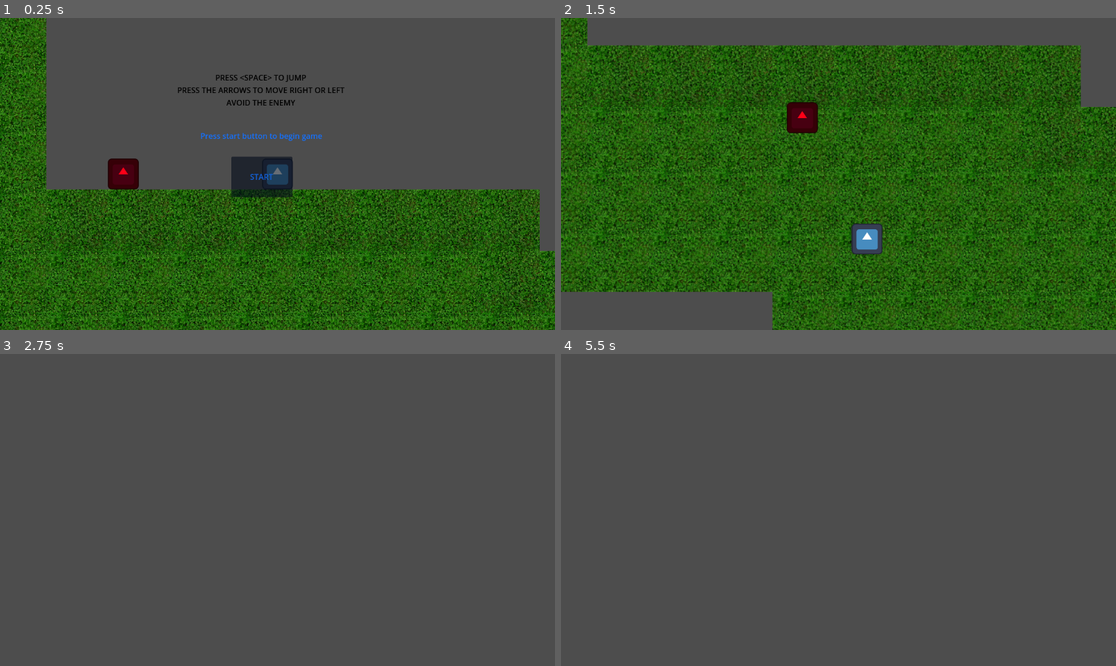
Above: before the commit, frames 1-4 (two rows, left to right).
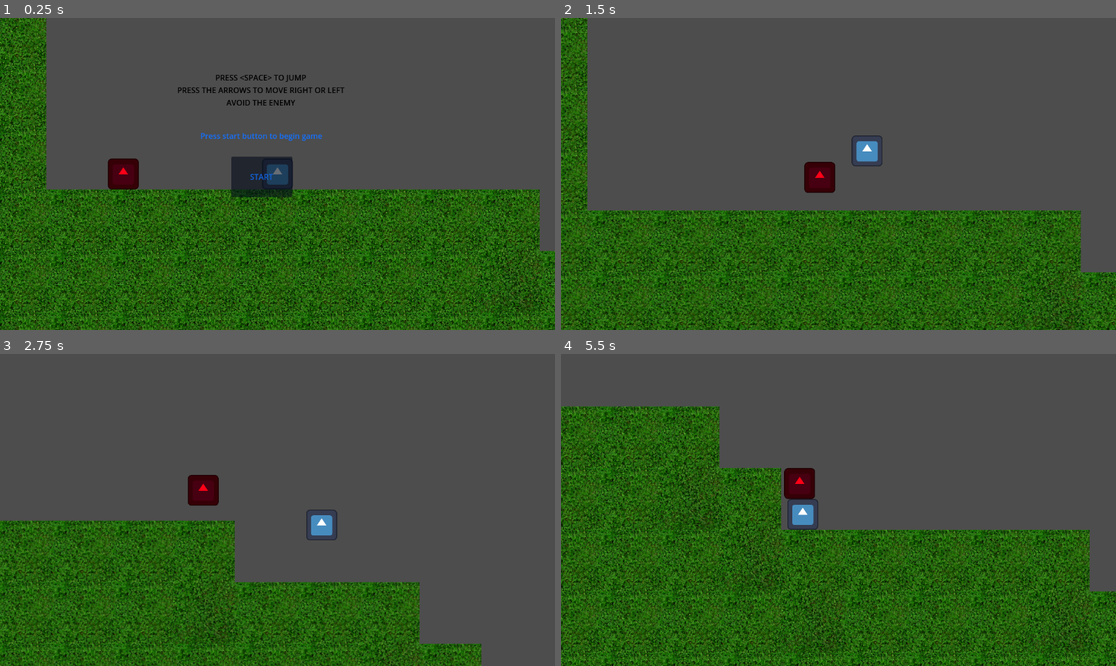
Above: after the commit, the same moments.

Repository: drew-kinsey-09/The_Chase
Game: Godot game, scene res://levels/level_2.tscn
The game is run twice, just before and just after one commit, with the same random seed, the same clock (stepped at 60 frames per second) and the same inputs. This scene is started directly instead of the project's main scene. The engine's default icon, where the game draws it, is replaced by a stand-in: a white triangle on a blue panel in a dark square.
Inputs:
- Up to frame 1 (0.25 s): no input
- Up to frame 2 (1.5 s): click "START" at 0.5 s; tap Enter (ui_accept) at 1.25 s; hold Right (ui_right) from 1.28 s (still down)
- Up to frame 3 (2.75 s): keep holding Right (ui_right); tap Enter (ui_accept) at 1.52, 2.27 s
- Up to frame 4 (5.5 s): release Right (ui_right) at 2.78 s; hold Left (ui_left) 2.78-3.53 s; hold Right (ui_right) 3.53-5.03 s; tap Enter (ui_accept) at 3.77, 4.52, 5.27 s; hold Left (ui_left) from 5.03 s (still down)

The runs differ from the first frame. In frame 1, 9.5% of the frame differs, in the area x 8-100%, y 54-95%; in frame 2, 71%, in the area x 0-100%, y 0-100%; in frame 3, 30%; in frame 4, 57%.

Commit message:
damn tile map finally works

Diff:
--- a/the-chase/levels/level_2.tscn
+++ b/the-chase/levels/level_2.tscn
@@ -13,6 +13,7 @@
 texture = ExtResource("1_mi4ay")
 texture_region_size = Vector2i(128, 128)
 0:0/0 = 0
+0:0/0/physics_layer_0/polygon_0/points = PackedVector2Array(-64, -64, 64, -64, 64, 64, -64, 64)
 1:0/0 = 0
 0:1/0 = 0
 1:1/0 = 0
@@ -28,7 +29,7 @@
 [node name="TileMap" type="TileMap" parent="."]
 tile_set = SubResource("TileSet_0srwa")
 format = 2
-layer_0/tile_data = PackedInt32Array(196606, 0, 0, 196607, 0, 1, 131072, 0, 1, 131073, 0, 1, 131074, 0, 1, 131075, 0, 1, 131076, 0, 1, 131077, 0, 1, 131078, 0, 1, 196614, 0, 1, 196615, 0, 1, 196616, 0, 1, 196617, 0, 1, 262153, 0, 1, 262154, 0, 1, 327691, 0, 1, 327692, 0, 1, 327693, 0, 1, 327694, 0, 1, 327695, 0, 1, 393231, 0, 1, 393232, 0, 1, 393233, 0, 1, 393234, 0, 1, 458770, 0, 1, 458771, 0, 1, 458772, 0, 1, 458773, 0, 1, 524309, 0, 1, 524310, 0, 1, 524311, 0, 1, 524312, 0, 1, 524313, 0, 1, 524314, 0, 1, 524315, 0, 1, 589851, 0, 1, 655387, 0, 1, 720923, 0, 1, 786459, 0, 1, 851995, 0, 1, 917531, 0, 1, 983067, 0, 1, 1048603, 0, 1, 1048604, 0, 1, 1048605, 0, 1, 1048606, 0, 1, 1048607, 0, 1, 1048608, 0, 1, 1048609, 0, 1, 1048610, 0, 1, 1048611, 0, 1, 1048612, 0, 1, 1048613, 0, 1, 983077, 0, 1, 983078, 0, 0, 1048614, 0, 0, 917542, 0, 0, 852006, 0, 0, 852005, 0, 1, 917541, 0, 1, 786469, 0, 0, 720933, 0, 0, 655397, 0, …(10958 unchanged characters)…
+layer_0/tile_data = PackedInt32Array(196606, 0, 0, 196607, 0, 0, 131072, 0, 0, 131073, 0, 0, 131074, 0, 0, 131075, 0, 0, 131076, 0, 0, 131077, 0, 0, 131078, 0, 0, 196614, 0, 1, 196615, 0, 0, 196616, 0, 0, 196617, 0, 0, 262153, 0, 1, 262154, 0, 0, 327691, 0, 0, 327692, 0, 0, 327693, 0, 0, 327694, 0, 0, 327695, 0, 0, 393231, 0, 1, 393232, 0, 0, 393233, 0, 0, 393234, 0, 0, 458770, 0, 1, 458771, 0, 0, 458772, 0, 0, 458773, 0, 0, 524309, 0, 1, 524310, 0, 0, 524311, 0, 0, 524312, 0, 0, 524313, 0, 0, 524314, 0, 0, 524315, 0, 0, 589851, 0, 0, 655387, 0, 0, 720923, 0, 0, 786459, 0, 0, 851995, 0, 0, 917531, 0, 0, 983067, 0, 0, 1048603, 0, 0, 1048604, 0, 0, 1048605, 0, 0, 1048606, 0, 0, 1048607, 0, 0, 1048608, 0, 0, 1048609, 0, 0, 1048610, 0, 0, 1048611, 0, 0, 1048612, 0, 0, 1048613, 0, 0, 983077, 0, 0, 983078, 0, 0, 1048614, 0, 0, 917542, 0, 0, 852006, 0, 0, 852005, 0, 0, 917541, 0, 0, 786469, 0, 0, 720933, 0, 0, 655397, 0, …(10958 unchanged characters)…
 
 [node name="Player" parent="." instance=ExtResource("3_v5uil")]
 position = Vector2(352, 224)
--- a/the-chase/win.tscn
+++ b/the-chase/win.tscn
@@ -10,23 +10,23 @@
 offset_top = 240.0
 offset_right = 646.0
 offset_bottom = 263.0
-text = "You Win This Time"
+text = "Level Cleared"
+horizontal_alignment = 1
 
 [node name="restart_win" type="Button" parent="."]
-offset_left = 488.0
+offset_left = 472.0
 offset_top = 328.0
-offset_right = 553.0
+offset_right = 568.0
 offset_bottom = 359.0
 text = "Restart"
 script = ExtResource("1_wao2c")
 
 [node name="new_level" type="Button" parent="."]
-offset_left = 600.0
-offset_top = 320.0
-offset_right = 705.0
-offset_bottom = 374.0
-text = "Next Level
-(In Progress)"
+offset_left = 592.0
+offset_top = 328.0
+offset_right = 688.0
+offset_bottom = 360.0
+text = "Next Level"
 script = ExtResource("2_hgi8f")
 
 [connection signal="pressed" from="restart_win" to="restart_win" method="_on_pressed"]
